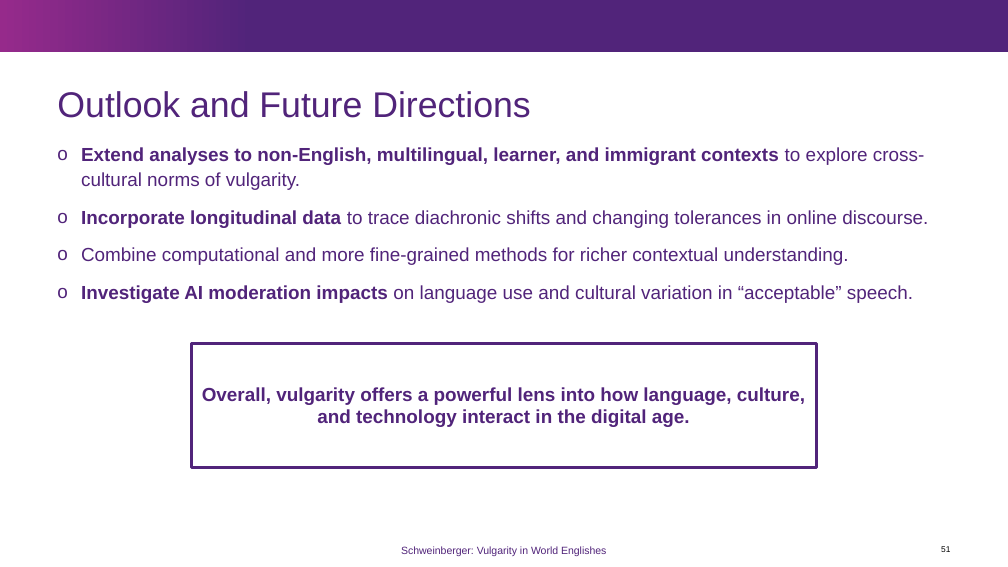
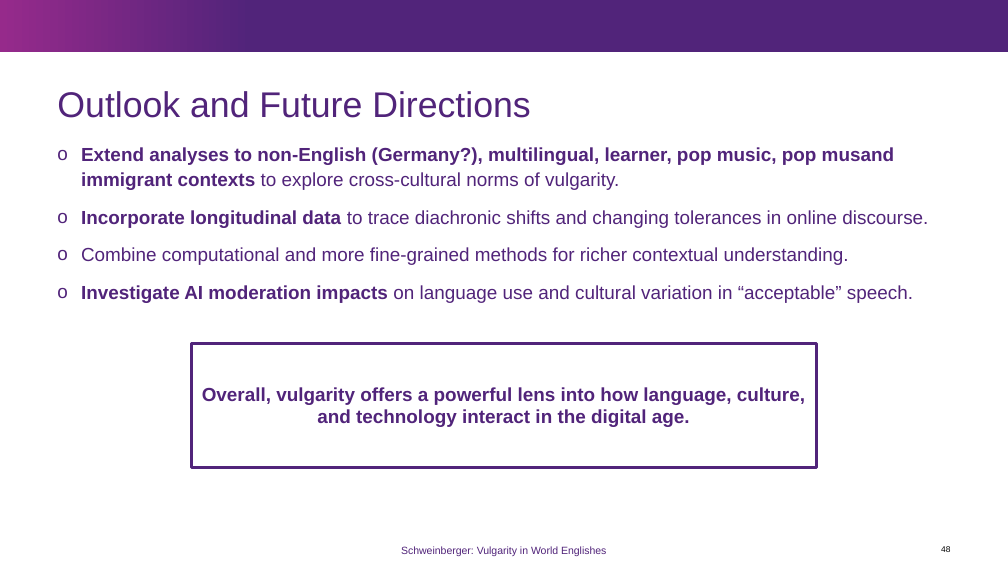
Before and after one commit to MartinSchweinberger/slides, a slide deck: slide 48 of LMU_Schweinberger_VulgarityInWorldEnglishes.pptx (slide 51 before the commit). Drawn at 1008x567 pixels with LibreOffice and Linux fonts; fonts in the diff are those of the drawing; background and template pictures are left out. Boxes give left, top, right and bottom in pixels: in the first picture for what was removed or moved away, otherwise in the second. Text is boxed around its words. In the diff, an @@ line names an element or a change of style, - is before the commit and + after.

```diff
--- a/LMU_Schweinberger_VulgarityInWorldEnglishes.pptx
+++ b/LMU_Schweinberger_VulgarityInWorldEnglishes.pptx
@@ text at (81,147,894,190): text changed @@
-o Extend analyses to non-English, multilingual, learner, and immigrant contexts to explore cross-cultural norms of vulgarity.
+o Extend analyses to non-English (Germany?), multilingual, learner, pop music, pop musand immigrant contexts to explore cross-cultural norms of vulgarity.
@@ page number at (941,546,950,552): text changed @@
-51
+48
```
Also in this commit, not shown: 5 other slides changed, 10 slides removed.
